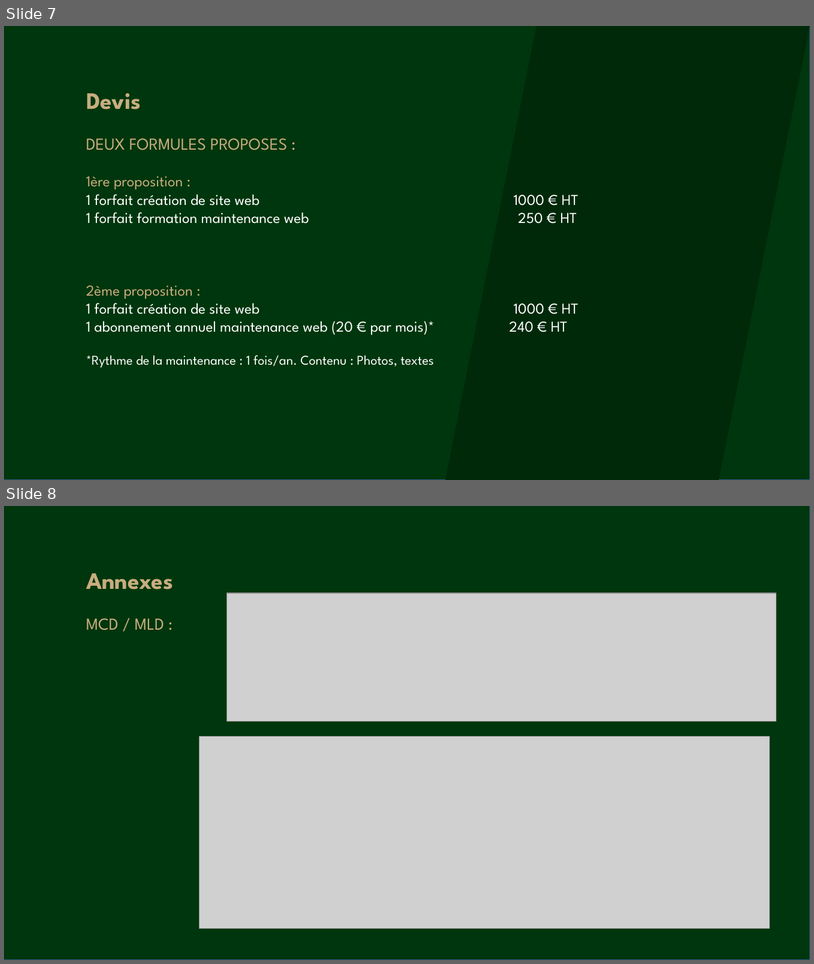
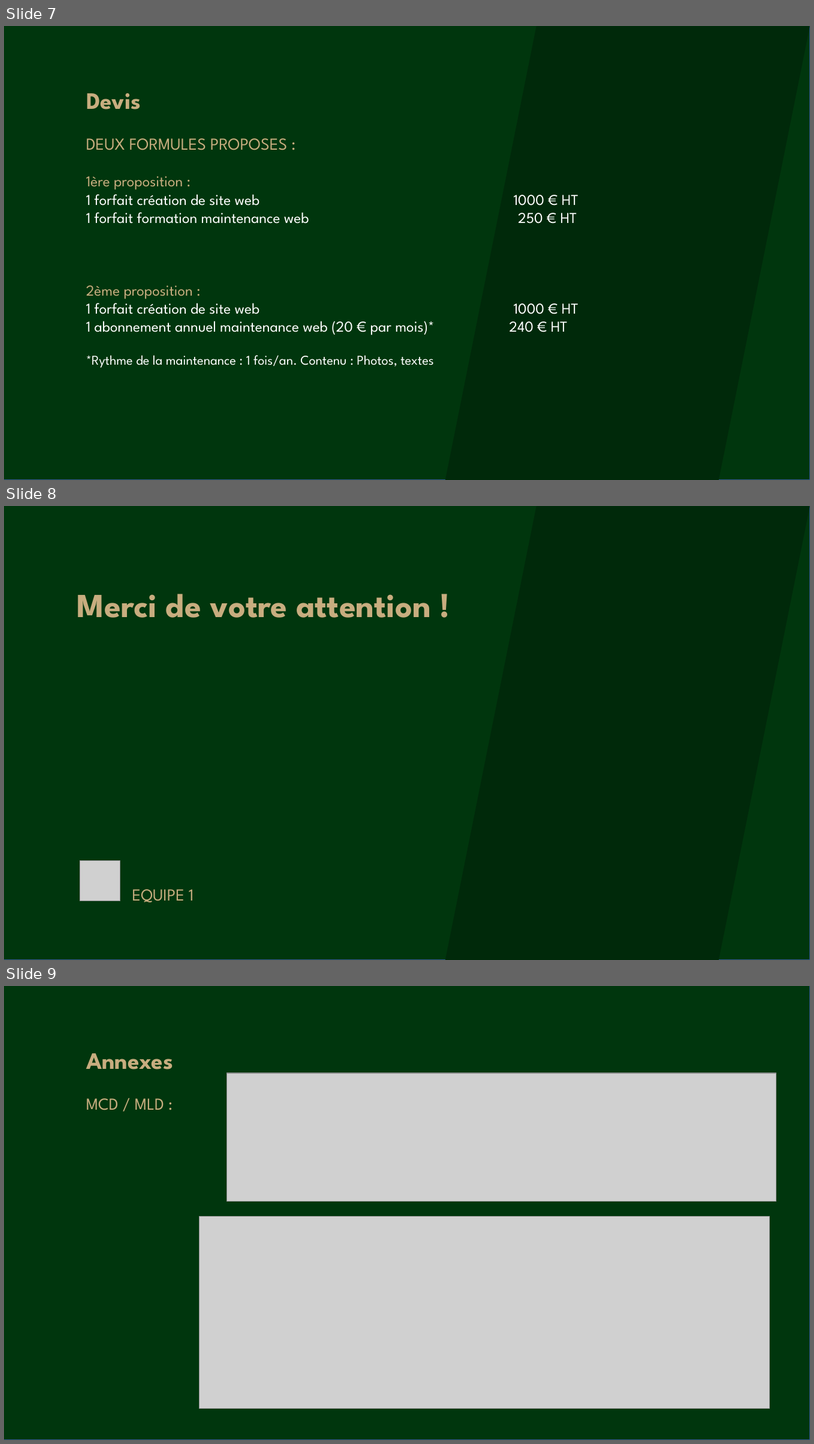
Before and after one commit to chaprud/gestionProjetEnt1, a slide deck: maquettageEtAutre/Presentation.pptx. Shown one above the other, each under a label of ours: slides 7 and 8 before the commit, slides 7, 8 and 9 after it. The pictures are 814x964 and 814x1444 pixels, drawn with LibreOffice and Linux fonts; fonts in the diff are those of the drawing; grey boxes stand for pictures. Boxes give left, top, right and bottom in pixels: in the first picture for what was removed or moved away, otherwise in the second. Text is boxed around its words. In the diff, an @@ line names an element or a change of style, - is before the commit and + after.

```diff
--- a/maquettageEtAutre/Presentation.pptx
+++ b/maquettageEtAutre/Presentation.pptx
@@ slide 8 added at [4,506,810,960], background #FFFFFF @@
@@ rectangle added at [4,506,810,960], fill #00360D, outline #325491 1 pt @@
@@ parallelogram added at [446,506,810,960], fill #00290A @@
@@ text added at [77,594,431,618], 40 pt, text #C8AD7F, bold @@
+Merci de votre attention !
@@ picture added at [80,861,121,901] @@
@@ text added at [132,889,194,902], 20 pt, text #C8AD7F @@
+EQUIPE 1
@@ what was slide 8 is now slide 9 @@
```
Also in this commit, not shown: 1 slide changed, 5 other files.
